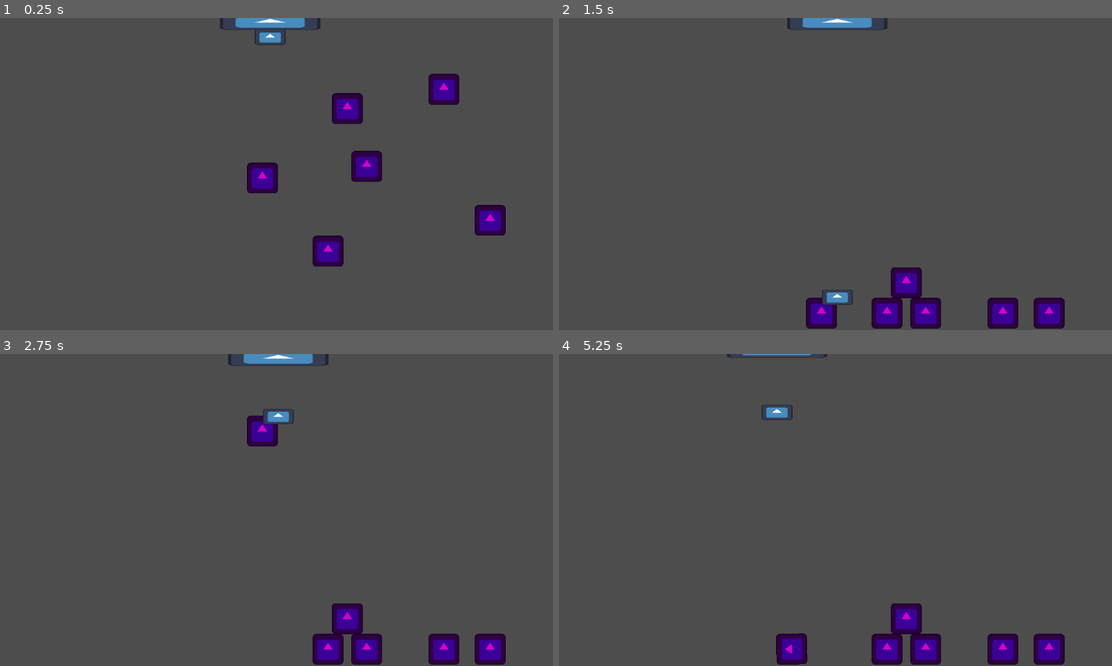
Above: before the commit, frames 1-4 (two rows, left to right).
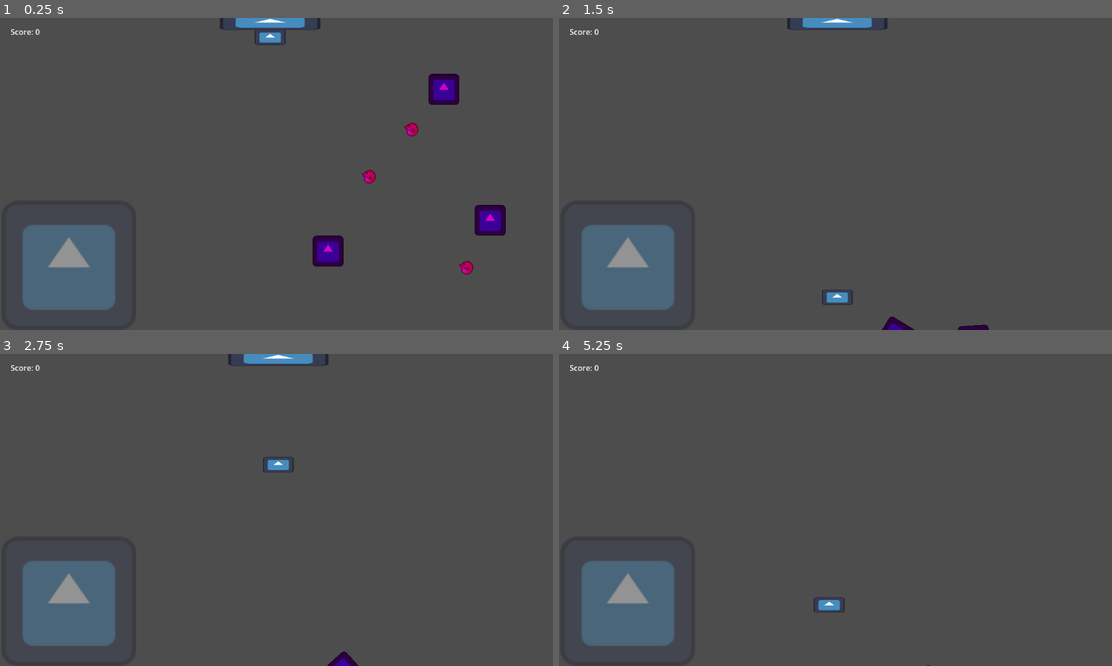
Above: after the commit, the same moments.

Repository: geuresti/mini_jam_214
Game: Godot game, scene res://Scenes/level.tscn
The game is run twice, just before and just after one commit, with the same random seed, the same clock (stepped at 60 frames per second) and the same inputs. The engine's default icon, where the game draws it, is replaced by a stand-in: a white triangle on a blue panel in a dark square.
Inputs (mouse positions are in pixels of both pictures, inside the frame that each line leads up to):
- Up to frame 1 (0.25 s): no input
- Up to frame 2 (1.5 s): move the mouse to (957, 158) at 0.52 s; hold D (right) 0.53-1.28 s; tap Space (grab, bound only before the commit) at 0.6, 1.35 s; move the mouse to (724, 189) at 1.27 s; hold Down (ui_down) from 1.28 s (still down)
- Up to frame 3 (2.75 s): move the mouse to (331, 441) at 2.02 s; release Down (ui_down) at 2.03 s; hold D (right) from 2.03 s (still down); tap Space (grab, bound only before the commit) at 2.1 s
- Up to frame 4 (5.25 s): move the mouse to (807, 572) at 2.77 s; release D (right) at 2.78 s; hold Up (ui_up) 2.78-3.53 s; tap Space (grab, bound only before the commit) every 0.75 s from 2.85 to 5.1 s; move the mouse to (1001, 556) at 3.52 s; hold A (left) 3.53-5.03 s; move the mouse to (669, 463) at 4.27 s; move the mouse to (863, 510) at 5.02 s; hold Down (ui_down) from 5.03 s (still down)

The runs differ from the first frame. In frame 1, 6.4% of the frame differs, in the area x 2-86%, y 3-94%; in frame 2, 7.9%; in frame 3, 8.2%; in frame 4, 8.3%, in the area x 2-92%, y 0-100%.

Commit message:
Code Refactor
Cleaned up code and added a few basic features

Diff:
--- /dev/null
+++ b/Scenes/HUD.tscn
@@ -0,0 +1,25 @@
+[gd_scene load_steps=2 format=3 uid="uid://b58bvdfgl50jo"]
+
+[ext_resource type="Script" uid="uid://4iifj00xcf60" path="res://Scripts/hud.gd" id="1_sd512"]
+
+[node name="Hud" type="Control"]
+layout_mode = 3
+anchors_preset = 15
+anchor_right = 1.0
+anchor_bottom = 1.0
+grow_horizontal = 2
+grow_vertical = 2
+script = ExtResource("1_sd512")
+
+[node name="Top_Row_UI" type="HBoxContainer" parent="."]
+layout_mode = 1
+anchors_preset = 10
+anchor_right = 1.0
+offset_left = 12.0
+offset_right = -12.0
+offset_bottom = 40.0
+grow_horizontal = 2
+
+[node name="Score" type="Label" parent="Top_Row_UI"]
+layout_mode = 2
+text = "Score: 0"
--- /dev/null
+++ b/Scenes/bucket.tscn
@@ -0,0 +1,53 @@
+[gd_scene load_steps=7 format=3 uid="uid://oo8fgpx34kmi"]
+
+[ext_resource type="Script" uid="uid://du8ojcffubmhm" path="res://Scripts/bucket.gd" id="1_b0qqc"]
+[ext_resource type="Texture2D" uid="uid://bknma0q766xio" path="res://Assets/icon.svg" id="2_dco0c"]
+
+[sub_resource type="RectangleShape2D" id="RectangleShape2D_hgwrd"]
+size = Vector2(128, 4.5)
+
+[sub_resource type="RectangleShape2D" id="RectangleShape2D_b0qqc"]
+size = Vector2(4, 64)
+
+[sub_resource type="RectangleShape2D" id="RectangleShape2D_dco0c"]
+size = Vector2(4, 64)
+
+[sub_resource type="RectangleShape2D" id="RectangleShape2D_fl0yo"]
+size = Vector2(120, 20)
+
+[node name="Bucket" type="Node2D"]
+script = ExtResource("1_b0qqc")
+
+[node name="BucketFloor" type="StaticBody2D" parent="."]
+
+[node name="CollisionShape2D" type="CollisionShape2D" parent="BucketFloor"]
+position = Vector2(64, -1.75)
+shape = SubResource("RectangleShape2D_hgwrd")
+
+[node name="BucketLeftWall" type="StaticBody2D" parent="."]
+
+[node name="CollisionShape2D" type="CollisionShape2D" parent="BucketLeftWall"]
+position = Vector2(2, -32)
+shape = SubResource("RectangleShape2D_b0qqc")
+
+[node name="BucketRightWall" type="StaticBody2D" parent="."]
+
+[node name="CollisionShape2D" type="CollisionShape2D" parent="BucketRightWall"]
+position = Vector2(126, -32)
+shape = SubResource("RectangleShape2D_dco0c")
+
+[node name="ScoreZone" type="Area2D" parent="."]
+
+[node name="CollisionShape2D" type="CollisionShape2D" parent="ScoreZone"]
+modulate = Color(1, 0.388001, 0.576384, 1)
+position = Vector2(64, -14)
+shape = SubResource("RectangleShape2D_fl0yo")
+
+[node name="Sprite2D" type="Sprite2D" parent="."]
+self_modulate = Color(1, 1, 1, 0.396078)
+position = Vector2(64, -32)
+scale = Vector2(1, 0.5)
+texture = ExtResource("2_dco0c")
+
+[connection signal="area_entered" from="ScoreZone" to="." method="_on_score_zone_area_entered"]
+[connection signal="area_exited" from="ScoreZone" to="." method="_on_score_zone_area_exited"]
--- /dev/null
+++ b/Scenes/gear_item.tscn
@@ -0,0 +1,23 @@
+[gd_scene load_steps=5 format=3 uid="uid://wodfkh32yxag"]
+
+[ext_resource type="PackedScene" uid="uid://dnbrkwt8mctmj" path="res://Scenes/item.tscn" id="1_koha3"]
+[ext_resource type="Texture2D" uid="uid://53ibaldn4x5" path="res://Assets/orange_cat.png" id="2_6ga5c"]
+
+[sub_resource type="CircleShape2D" id="CircleShape2D_6ga5c"]
+radius = 32.9848
+
+[sub_resource type="CircleShape2D" id="CircleShape2D_kj02d"]
+radius = 32.0
+
+[node name="GearItem" instance=ExtResource("1_koha3")]
+points = 10
+sprite_texture = ExtResource("2_6ga5c")
+
+[node name="Sprite2D" parent="." index="0"]
+scale = Vector2(1, 1)
+
+[node name="CollisionShape2D" parent="GrabBox" index="0"]
+shape = SubResource("CircleShape2D_6ga5c")
+
+[node name="PhysicsCollisionShape" parent="." index="2"]
+shape = SubResource("CircleShape2D_kj02d")
--- /dev/null
+++ b/Scenes/level.gd
@@ -0,0 +1,7 @@
+extends Node2D
+
+@onready var floor = $Floor
+
+func _ready() -> void:
+	await get_tree().create_timer(1).timeout
+	floor.rotate(0.43)
--- a/Scenes/level.tscn
+++ b/Scenes/level.tscn
@@ -1,7 +1,11 @@
-[gd_scene load_steps=5 format=3 uid="uid://kuvp1brhjfkm"]
+[gd_scene load_steps=9 format=3 uid="uid://kuvp1brhjfkm"]
 
+[ext_resource type="Script" uid="uid://c1xrkjgck5agu" path="res://Scenes/level.gd" id="1_0f350"]
 [ext_resource type="PackedScene" uid="uid://ufh13opu64v3" path="res://Scenes/claw.tscn" id="1_tumq0"]
+[ext_resource type="PackedScene" uid="uid://b58bvdfgl50jo" path="res://Scenes/HUD.tscn" id="1_wqkje"]
 [ext_resource type="PackedScene" uid="uid://dnbrkwt8mctmj" path="res://Scenes/item.tscn" id="2_k5f4k"]
+[ext_resource type="PackedScene" uid="uid://oo8fgpx34kmi" path="res://Scenes/bucket.tscn" id="3_6phgx"]
+[ext_resource type="PackedScene" uid="uid://wodfkh32yxag" path="res://Scenes/gear_item.tscn" id="3_81xng"]
 
 [sub_resource type="RectangleShape2D" id="RectangleShape2D_k5f4k"]
 size = Vector2(1154, 20)
@@ -10,9 +14,25 @@
 size = Vector2(32, 656)
 
 [node name="Level" type="Node2D"]
+script = ExtResource("1_0f350")
+
+[node name="Hud" parent="." instance=ExtResource("1_wqkje")]
+anchors_preset = 0
+anchor_right = 0.0
+anchor_bottom = 0.0
+offset_left = 52.0
+offset_top = 9.0
+offset_right = 52.0
+offset_bottom = 9.0
+grow_horizontal = 1
+grow_vertical = 1
 
 [node name="Claw" parent="." instance=ExtResource("1_tumq0")]
 position = Vector2(560, 48)
+
+[node name="Bucket" parent="." instance=ExtResource("3_6phgx")]
+position = Vector2(3, 648)
+scale = Vector2(2.18318, 4.19586)
 
 [node name="ItemManager" type="Node2D" parent="."]
 
@@ -25,14 +45,14 @@
 [node name="Item3" parent="ItemManager" instance=ExtResource("2_k5f4k")]
 position = Vector2(920, 120)
 
-[node name="Item4" parent="ItemManager" instance=ExtResource("2_k5f4k")]
-position = Vector2(544, 304)
+[node name="GearItem" parent="ItemManager" instance=ExtResource("3_81xng")]
+position = Vector2(765, 302)
 
-[node name="Item5" parent="ItemManager" instance=ExtResource("2_k5f4k")]
-position = Vector2(720, 160)
+[node name="GearItem2" parent="ItemManager" instance=ExtResource("3_81xng")]
+position = Vector2(853, 204)
 
-[node name="Item6" parent="ItemManager" instance=ExtResource("2_k5f4k")]
-position = Vector2(760, 280)
+[node name="GearItem3" parent="ItemManager" instance=ExtResource("3_81xng")]
+position = Vector2(967, 491)
 
 [node name="Floor" type="StaticBody2D" parent="."]
 position = Vector2(576, 655)
--- /dev/null
+++ b/Scripts/bucket.gd
@@ -0,0 +1,23 @@
+extends Node2D
+
+var detected_item : Area2D = null
+
+# An item entered the score zone area
+func _on_score_zone_area_entered(area: Area2D) -> void:
+	if area.is_in_group("Item"):
+		detected_item = area
+
+		# If the item has been in the bucket for one second, score it
+		# This prevents items from being scored if they bounce out
+		await get_tree().create_timer(1).timeout
+
+		if area == detected_item:
+			# Call the item's captured() function
+			detected_item.get_parent().captured()
+			detected_item = null
+
+# If the item bounces out of the area, update detected_item
+func _on_score_zone_area_exited(area: Area2D) -> void:
+	if area.is_in_group("Item"):
+		if area == detected_item:
+			detected_item = null
--- a/Scripts/claw.gd
+++ b/Scripts/claw.gd
@@ -5,43 +5,59 @@
 @onready var claw_hit_box = $ClawPart/ClawHitBox
 @onready var pin_joint = $ClawPart/ClawCollisionShape/PinJoint2D
 
+# These bools help gate player input and track logic during a grab
 var is_grabbing = false
 var is_lowering = false
 var is_retracting = false
 var holding_item = false
 var is_releasing = false
 
+var GRAB_COOLDOWN = 1
+var CLAW_GRAB_SPEED = 10
+
+# Set the Globals variables
 func _ready():
 	Globals.PIN_JOINT = pin_joint
 	Globals.CLAW = claw_part
 
-func _physics_process(delta: float) -> void:
-	# If the claw is not current grabbing, allow grab / release action
-	if not is_grabbing and not is_releasing:
-		if Input.is_action_just_pressed("grab"):
-			if not holding_item:
-				claw_grab()
-			else:
-				claw_release()
+func _physics_process(_delta: float) -> void:
+	# If the claw is grabbing or releasing, disable the hit box
+	# this prevents items from getting stuck floating in the air
+	if holding_item or is_releasing:
+		claw_hit_box.monitoring = false
+	else:
+		claw_hit_box.monitoring = true
+
+	# If the claw is not current grabbing allow input
+	if not is_grabbing:
+		# If the claw is holding an item, release it
+		# If the claw is empty, then perform a grab
+		if Input.is_action_just_pressed("activate"):
+			if not is_releasing:
+				if holding_item:
+					claw_release()
+				else:
+					claw_grab()
+		# Claw left / right movement
 		else:
-			# Claw movement
 			get_input()
 			move_and_slide()
 
-# Up and Down are unused
-func get_input():
+# Up and Down are unused (Need to fix)
+func get_input() -> void:
 	var input_dir = Input.get_vector("left", "right", "ui_up", "ui_down")
 	velocity = input_dir * move_speed
 
-func claw_release():
+# Release the grabbed item
+func claw_release() -> void:
 	is_releasing = true
 	Globals.release_grabbed_item()
-	# One second cooldown on grab
-	await get_tree().create_timer(1).timeout
+	await get_tree().create_timer(GRAB_COOLDOWN).timeout
 	holding_item = false
 	is_releasing = false
 
-func claw_grab():
+# Perform a grab
+func claw_grab() -> void:
 	is_grabbing = true
 	await lower_claw()
 	await retract_claw()
@@ -49,37 +65,35 @@
 	claw_part.position.y = 0
 	is_grabbing = false
 
-var claw_grab_speed = 10
-
-func lower_claw():
+# Lower until the claw hits an item or the floor
+func lower_claw() -> bool:
 	is_lowering = true
-	while is_lowering and claw_part.position.y < 640: # arbitray limit
-		claw_part.position.y += claw_grab_speed
+	while is_lowering and claw_part.position.y < 640: # Prevent infinite grab
+		claw_part.position.y += CLAW_GRAB_SPEED
 		await get_tree().process_frame
+	# Pause at the bottom for 0.5 seconds before retracting
 	await get_tree().create_timer(0.5).timeout
 	return true
 
-func retract_claw():
+# Retract the claw and attach the grabbed item
+func retract_claw() -> bool:
 	is_retracting = true
-	while is_retracting:
-		claw_part.position.y -= claw_grab_speed
+	while claw_part.position.y > 0:
+		claw_part.position.y -= CLAW_GRAB_SPEED
 		await get_tree().process_frame
-		if claw_part.position.y <= 0:
-			break
-	await get_tree().create_timer(0.5).timeout
 
 	# Check if there's a grabbed item
 	if Globals.grabbed_item:
-		# Connect item to pinjoint AFTER the claw has retracted
+		# Connect item to pinjoint AFTER the claw has retracted fully
 		Globals.grabbed_item.connect_to_joint()
 
 	is_retracting = false
 	return true
 
+# An area overlapped with the claw's hitbox (either an Item or a Strcture)
 func _on_claw_hit_box_area_entered(area: Area2D) -> void:
 	if not holding_item:
 		if area.is_in_group("Item"):
-			print("Claw contacted an item")
 			holding_item = true
 		is_lowering = false
 
--- a/Scripts/globals.gd
+++ b/Scripts/globals.gd
@@ -1,14 +1,28 @@
 extends Node2D
 
+# Placing these here allows the claw.gd and item.gd scripts to communicate
 var PIN_JOINT : PinJoint2D
 var CLAW : StaticBody2D
 
+# The currently held item
 var grabbed_item : RigidBody2D
 
-func attach_pin_joint(node: Node2D):
+# Player's score
+var points = 0
+var score_label = null
+
+func update_player_score(value: int) -> void:
+	points += value
+	if score_label:
+		score_label.text = "Score: %d" % points
+
+# Attach the grabbed item to the pin joint to allow it to swing while held
+func attach_pin_joint(node: Node2D) -> void:
 	PIN_JOINT.node_b = node.get_path()
 
-func release_grabbed_item():
-	grabbed_item.released_by_claw()
-	grabbed_item = null
-	PIN_JOINT.node_b = NodePath()
+# Reset grabbed_item and pin joint when the player releases the item
+func release_grabbed_item() -> void:
+	if grabbed_item:
+		grabbed_item.released_by_claw()
+		grabbed_item = null
+		PIN_JOINT.node_b = NodePath()
--- /dev/null
+++ b/Scripts/hud.gd
@@ -0,0 +1,7 @@
+extends Control
+
+@onready var score_label = $Top_Row_UI/Score
+
+# Allow the score_label to be accessed from Globals
+func _ready() -> void:
+	Globals.score_label = score_label
--- a/Scripts/item.gd
+++ b/Scripts/item.gd
@@ -1,26 +1,46 @@
 extends RigidBody2D
 
+# The hitbox for the claw to detect
 @onready var grab_box = $GrabBox
+
+# This variables will vary by sub class (Ex: gear, screw, etc.)
+@export var points = 5
+@export var sprite_texture : Texture2D = preload("res://Assets/icon.svg")
+
 var is_grabbed : bool = false
 var follow_claw : bool = false
 
-func _process(delta: float) -> void:
+# Set texture on ready to allow for subclassed items to choose their own sprite
+func _ready() -> void: $Sprite2D.texture = sprite_texture
+
+# Follow the claw as it retracts upwards after a grab
+func _process(_delta: float) -> void:
 	if follow_claw:
-		#global_position.x = Globals.CLAW.global_position.x
 		global_position.y = Globals.CLAW.global_position.y + 30
 
+# The claw and grab_box overlap
 func _on_grab_box_area_entered(area: Area2D) -> void:
+	# Check that the overlapping area is in group "Claw"
+	# and that it is not already grabbed (is_grabbed)
+	# and that the claw isn't already holding an item (Globals.grabbed_item)
 	if area.is_in_group("Claw") and not is_grabbed and not Globals.grabbed_item:
-		print("Item detected claw")
 		is_grabbed = true
 		follow_claw = true
 		Globals.grabbed_item = self
 
-func connect_to_joint():
+# Stop following the claw and instead attach the pin joint to itself
+func connect_to_joint() -> void:
 	follow_claw = false
+	# Reset velocities to prevent major swinging during attachment
 	linear_velocity = Vector2.ZERO
 	angular_velocity = 0.0
 	Globals.attach_pin_joint(self)
 
-func released_by_claw():
+# Toggle is_grabbed (this is called by Globals.gd)
+func released_by_claw() -> void:
 	is_grabbed = false
+
+# Triggered when an item makes it into the bucket (this is called by bucket.gd)
+func captured() -> void:
+	Globals.update_player_score(points)
+	queue_free()
--- a/project.godot
+++ b/project.godot
@@ -37,7 +37,7 @@
 "events": [Object(InputEventKey,"resource_local_to_scene":false,"resource_name":"","device":-1,"window_id":0,"alt_press …(192 unchanged characters)…
 ]
 }
-grab={
+activate={
 "deadzone": 0.2,
 "events": [Object(InputEventKey,"resource_local_to_scene":false,"resource_name":"","device":0,"window_id":0,"alt_presse …(189 unchanged characters)…
 ]
Binary file added: Assets/orange_cat.png
Not shown, added: Assets/orange_cat.png.import
Not shown, added: Scenes/level.gd.uid
Not shown, added: Scripts/bucket.gd.uid
Not shown, added: Scripts/hud.gd.uid
